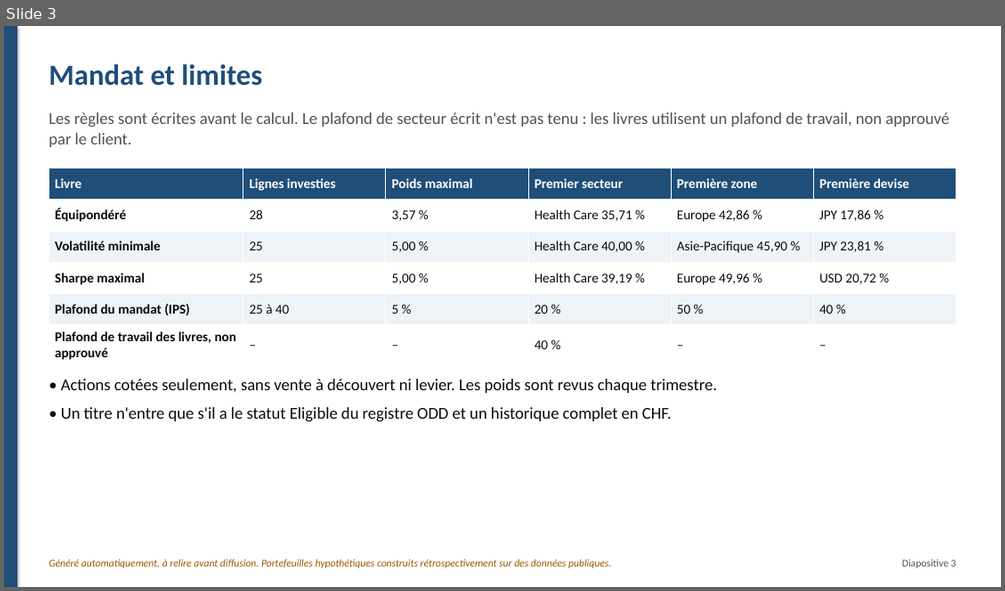
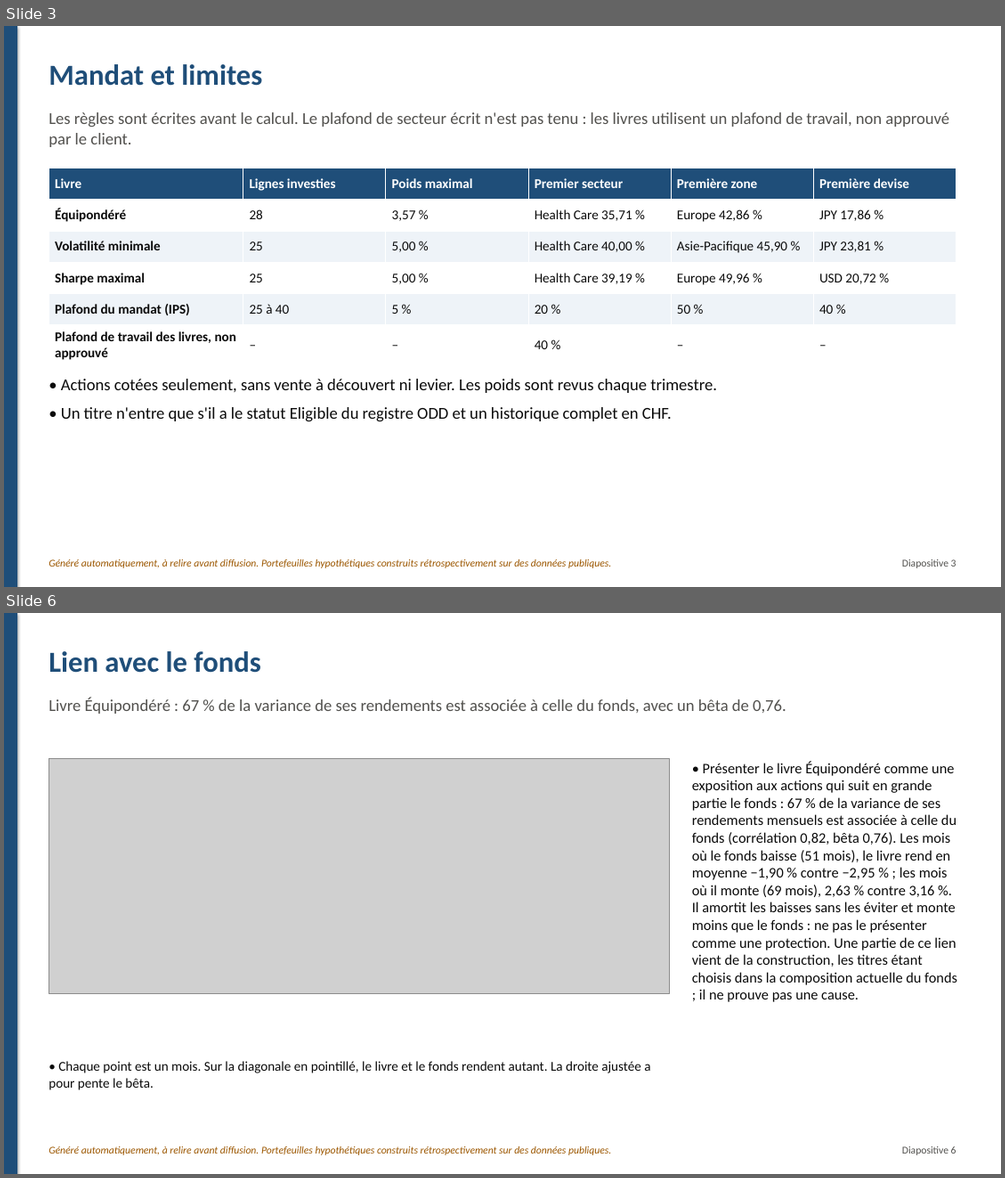
Before and after one commit to fatybarbosa/investment-analytics-platform, a slide deck: reports/management/presentation_management.pptx. Shown one above the other, each under a label of ours: slide 3 before the commit, slides 3 and 6 after it; the slides between them are not shown. The pictures are 1005x591 and 1005x1178 pixels, drawn with LibreOffice and Linux fonts; fonts in the diff are those of the drawing; grey boxes stand for pictures. Boxes give left, top, right and bottom in pixels: in the first picture for what was removed or moved away, otherwise in the second. Text is boxed around its words. In the diff, an @@ line names an element or a change of style, - is before the commit and + after.

```diff
--- a/reports/management/presentation_management.pptx
+++ b/reports/management/presentation_management.pptx
@@ slide 6 added at (4,613,1001,1174), background #FFFFFF @@
@@ rectangle added at (4,613,17,1174), fill #1F4E79 @@
@@ text added at (48,651,260,673), 28 pt, text #1F4E79, bold @@
+Lien avec le fonds
@@ text added at (48,698,786,714), 16 pt, text #52514E @@
+Livre Équipondéré : 67 % de la variance de ses rendements est associée à celle du fonds, avec un bêta de 0,76.
@@ picture added at (48,759,670,994) @@
@@ text added at (692,761,957,1002), 14 pt, text #0B0B0B @@
+• Présenter le livre Équipondéré comme une exposition aux actions qui suit en grande partie le fonds : 67 % de la variance de ses rendements mensuels est associée à celle du fonds (corrélation 0,82, bêta 0,76). Les mois où le fonds baisse (51 mois), le livre rend en moyenne −1,90 % contre −2,95 % ; les mois où il monte (69 mois), 2,63 % contre 3,16 %. Il amortit les baisses sans les éviter et monte moins que le fonds : ne pas le présenter comme une protection. Une partie de ce lien vient de la construction, les titres étant choisis dans la composition actuelle du fonds ; il ne prouve pas une cause.
@@ text added at (48,1061,650,1090), 13 pt, text #0B0B0B @@
+• Chaque point est un mois. Sur la diagonale en pointillé, le livre et le fonds rendent autant. La droite ajustée a pour pente le bêta.
@@ text added at (48,1146,611,1155), 10 pt, text #9C5700, italic @@
+Généré automatiquement, à relire avant diffusion. Portefeuilles hypothétiques construits rétrospectivement sur des données publiques.
@@ text added at (902,1146,956,1155), 10 pt, text #52514E @@
+Diapositive 6
```
Also in this commit, not shown: 9 slides changed, 1 other slide added, 1 slide removed, 45 other files.
